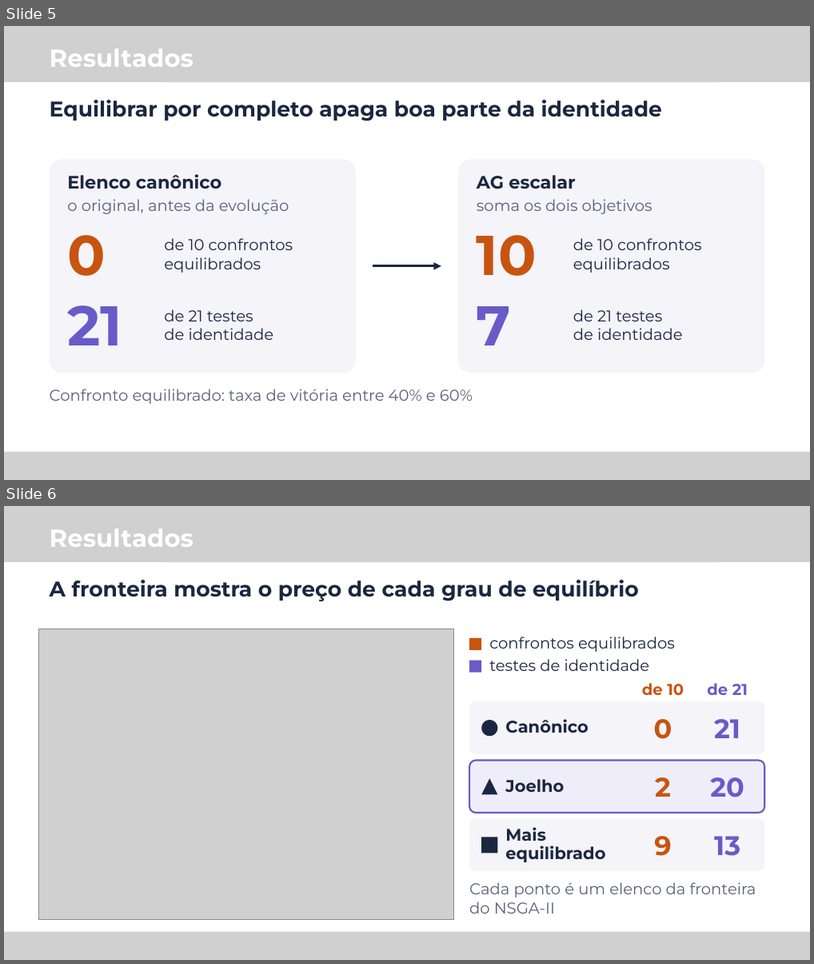
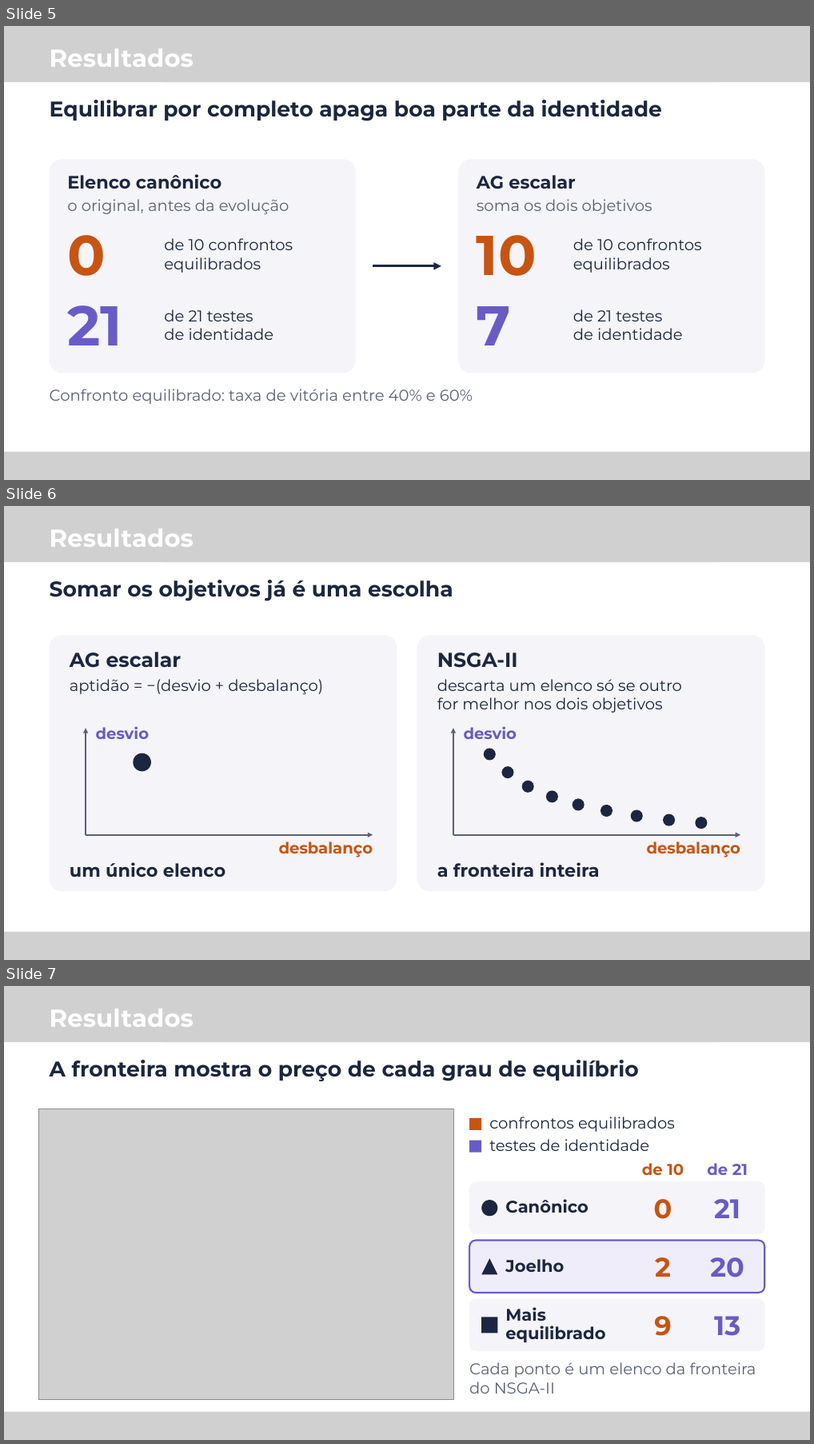
Before and after one commit to M-Gimenes/Simulation, a slide deck: overleaf/talk-latinoware-2026/slides.pptx. Shown one above the other, each under a label of ours: slides 5 and 6 before the commit, slides 5, 6 and 7 after it. The pictures are 814x964 and 814x1444 pixels, drawn with LibreOffice and Linux fonts; fonts in the diff are those of the drawing; grey boxes stand for pictures. Boxes give left, top, right and bottom in pixels: in the first picture for what was removed or moved away, otherwise in the second. Text is boxed around its words. In the diff, an @@ line names an element or a change of style, - is before the commit and + after.

```diff
--- a/overleaf/talk-latinoware-2026/slides.pptx
+++ b/overleaf/talk-latinoware-2026/slides.pptx
@@ slide 6 added at (4, 506, 810, 960), background #FFFFFF @@
@@ text added at (50, 529, 194, 547), 44 pt, text #FFFFFF, bold @@
+Resultados
@@ text added at (50, 580, 454, 601), 38 pt, text #1B2740, bold @@
+Somar os objetivos já é uma escolha
@@ rounded rectangle added at (49, 635, 397, 891), fill #F4F4F9 @@
@@ rounded rectangle added at (418, 635, 765, 891), fill #F4F4F9 @@
@@ text added at (70, 652, 182, 668), 36 pt, text #1B2740, bold @@
+AG escalar
@@ text added at (438, 652, 518, 668), 36 pt, text #1B2740, bold @@
+NSGA-II
@@ text added at (70, 679, 323, 695), 28 pt, text #1B2740 @@
+aptidão = −(desvio + desbalanço)
@@ text added at (438, 679, 682, 712), 28 pt, text #1B2740 @@
+descarta um elenco só se outro
+for melhor nos dois objetivos
@@ arrow added from (86, 835) to (86, 728), #5B6178 3 pt @@
@@ text added at (96, 726, 150, 739), 28 pt, text #685BC7, bold @@
+desvio
@@ arrow added from (454, 835) to (454, 728), #5B6178 3 pt @@
@@ text added at (464, 726, 518, 739), 28 pt, text #685BC7, bold @@
+desvio
@@ ellipse added at (133, 752, 151, 771), fill #1B2740 @@
@@ ellipse added at (484, 748, 496, 760), fill #1B2740 @@
@@ ellipse added at (502, 766, 514, 778), fill #1B2740 @@
@@ ellipse added at (522, 780, 534, 792), fill #1B2740 @@
@@ ellipse added at (546, 790, 558, 802), fill #1B2740 @@
@@ ellipse added at (573, 798, 585, 811), fill #1B2740 @@
@@ ellipse added at (601, 804, 613, 816), fill #1B2740 @@
@@ ellipse added at (631, 810, 643, 822), fill #1B2740 @@
@@ ellipse added at (663, 814, 675, 826), fill #1B2740 @@
@@ ellipse added at (695, 816, 707, 828), fill #1B2740 @@
@@ arrow added from (86, 835) to (373, 835), #5B6178 3 pt @@
@@ text added at (279, 841, 374, 857), 28 pt, text #C8540F, bold @@
+desbalanço
@@ arrow added from (454, 835) to (741, 835), #5B6178 3 pt @@
@@ text added at (647, 841, 742, 857), 28 pt, text #C8540F, bold @@
+desbalanço
@@ text added at (70, 862, 226, 876), 32 pt, text #1B2740, bold @@
+um único elenco
@@ text added at (438, 862, 600, 876), 32 pt, text #1B2740, bold @@
+a fronteira inteira
@@ group added at (4, 506, 810, 960): 6 pictures @@
@@ what was slide 6 is now slide 7 @@
```
Also in this commit, not shown: 2 slides changed, 1 other file.
